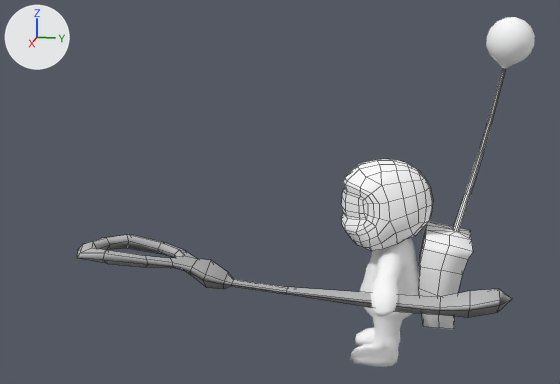
Two versions of the FBX model OperationVega/Assets/Animation/Harvester@Death.fbx, one commit apart.
Before and after are seen from a 50 mm camera at (3.75, 0.19, 1.77) aimed at (0.06, -0.55, 0.85). The lights are fixed; the arrows at upper left show +X, +Y and +Z. Mesh edges are drawn as thin lines on the coarser meshes. Where no turn or scale is listed for an object, it has been applied to the vertices.

Objects in the first picture: 'Cherrypick', 'Unit_body', 'Unit_head', 'Unit_orb', 'Unit_pack'.
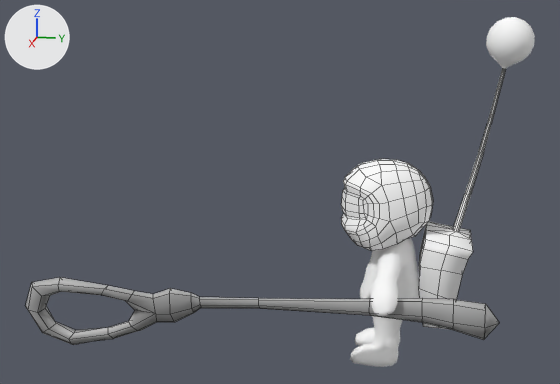
Changed parts and their boxes [x1, y1, x2, y2] in the pictures (560 x 384 px):
'HarvTool:RoadKillOut', added
    after: [26, 277, 499, 345]
'Cherrypick', deleted
    before: [77, 234, 512, 318]

The change in detail:
Mesh me_mesh_004_1 is new.
It has 101 vertices, 102 faces and spans x -0.12..0.17, y -2.19..0.05, z -0.25..0.13.
It uses material mat_lambert3 (grey #bcbcbc).
Object 'Cherrypick' (ob_cherrypick) is deleted.
Object 'HarvTool:RoadKillOut' (ob_harvtool_roadkillout) is new; it shows me_mesh_004_1.
Its location is (0.42, 0.463, 0.379).
